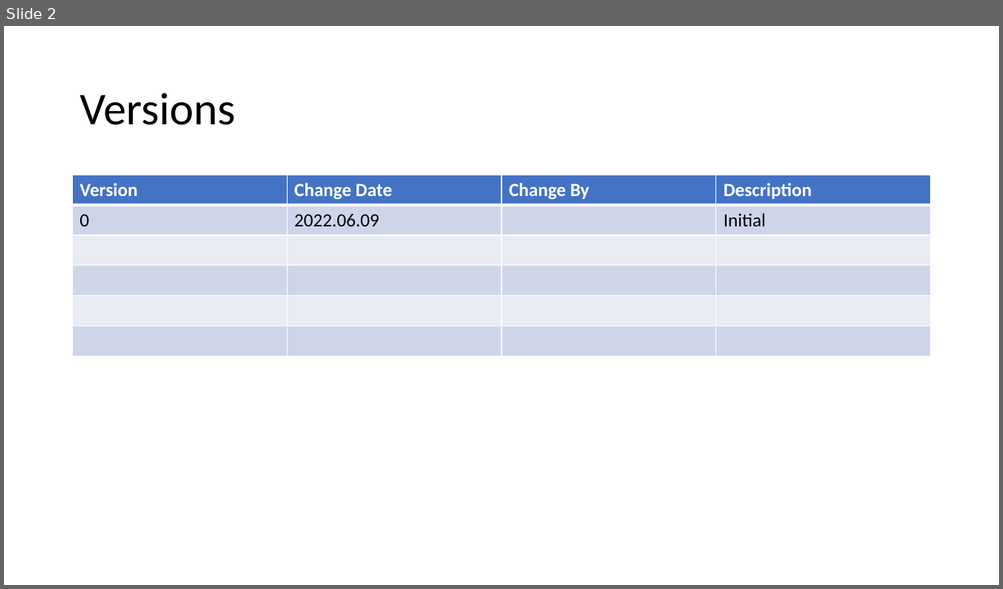
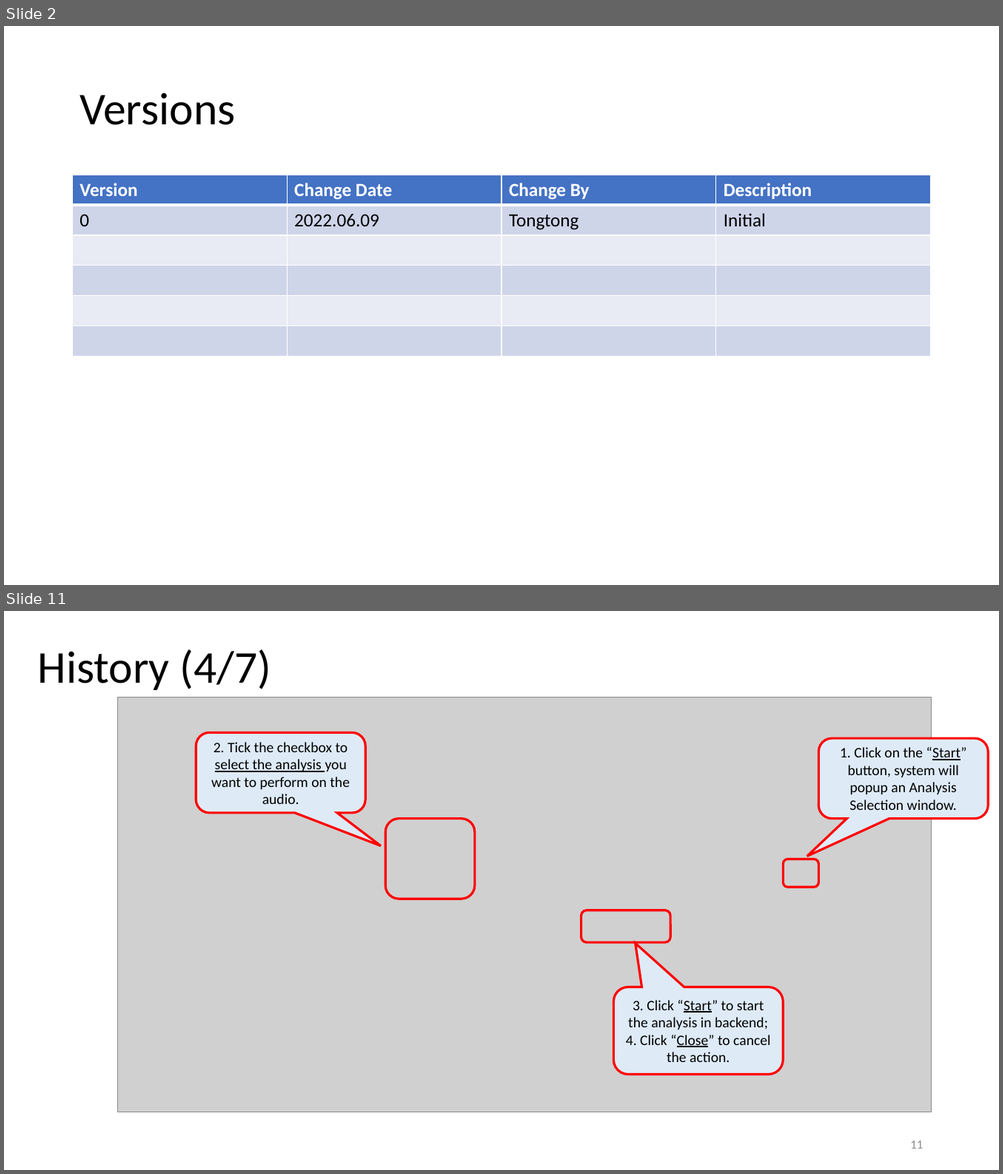
Before and after one commit to TeamworkNUS/uob_voice_to_text_proj, a slide deck: uob_website/analysis/utils/Voice_To_Text_Analysis_Web_UserGuide.pptx. Shown one above the other, each under a label of ours: slide 2 before the commit, slides 2 and 11 after it; the slides between them are not shown. The pictures are 1003x589 and 1003x1174 pixels, drawn with LibreOffice and Linux fonts; fonts in the diff are those of the drawing; grey boxes stand for pictures. Boxes give left, top, right and bottom in pixels: in the first picture for what was removed or moved away, otherwise in the second. Text is boxed around its words. In the diff, an @@ line names an element or a change of style, - is before the commit and + after.

```diff
--- a/uob_website/analysis/utils/Voice_To_Text_Analysis_Web_UserGuide.pptx
+++ b/uob_website/analysis/utils/Voice_To_Text_Analysis_Web_UserGuide.pptx
@@ slide 11 added at box(4, 611, 999, 1170), background #FFFFFF @@
@@ text added at box(38, 649, 271, 690), 44 pt, text #000000 @@
+History (4/7)
@@ picture added at box(117, 698, 931, 1113) @@
@@ rounded speech box added at box(196, 732, 365, 813), fill #DEEBF7, outline #FF0000 2.25 pt, 14 pt, text #000000 @@
+2. Tick the checkbox to select the analysis you want to perform on the audio.
@@ rounded speech box added at box(819, 738, 988, 819), fill #DEEBF7, outline #FF0000 2.25 pt, 14 pt, text #000000 @@
+1. Click on the “Start” button, system will popup an Analysis Selection window.
@@ rounded rectangle added at box(385, 818, 475, 899), outline #FF0000 2.25 pt @@
@@ rounded rectangle added at box(783, 860, 819, 888), outline #FF0000 2.25 pt @@
@@ rounded rectangle added at box(580, 911, 670, 943), outline #FF0000 2.25 pt @@
@@ rounded speech box added at box(614, 987, 783, 1074), fill #DEEBF7, outline #FF0000 2.25 pt, 14 pt, text #000000 @@
+3. Click “Start” to start the analysis in backend;
+4. Click “Close” to cancel the action.
@@ page number added at box(910, 1141, 922, 1149), 12 pt, text #8C8C8C @@
+11
@@ slide 2 changed as well @@
@@ table at box(73, 175, 932, 357) @@
-row 2, column 3: 
+row 2, column 3: Tongtong
```
Also in this commit, not shown: 1 other slide changed, 15 other slides added, 4 other files.
